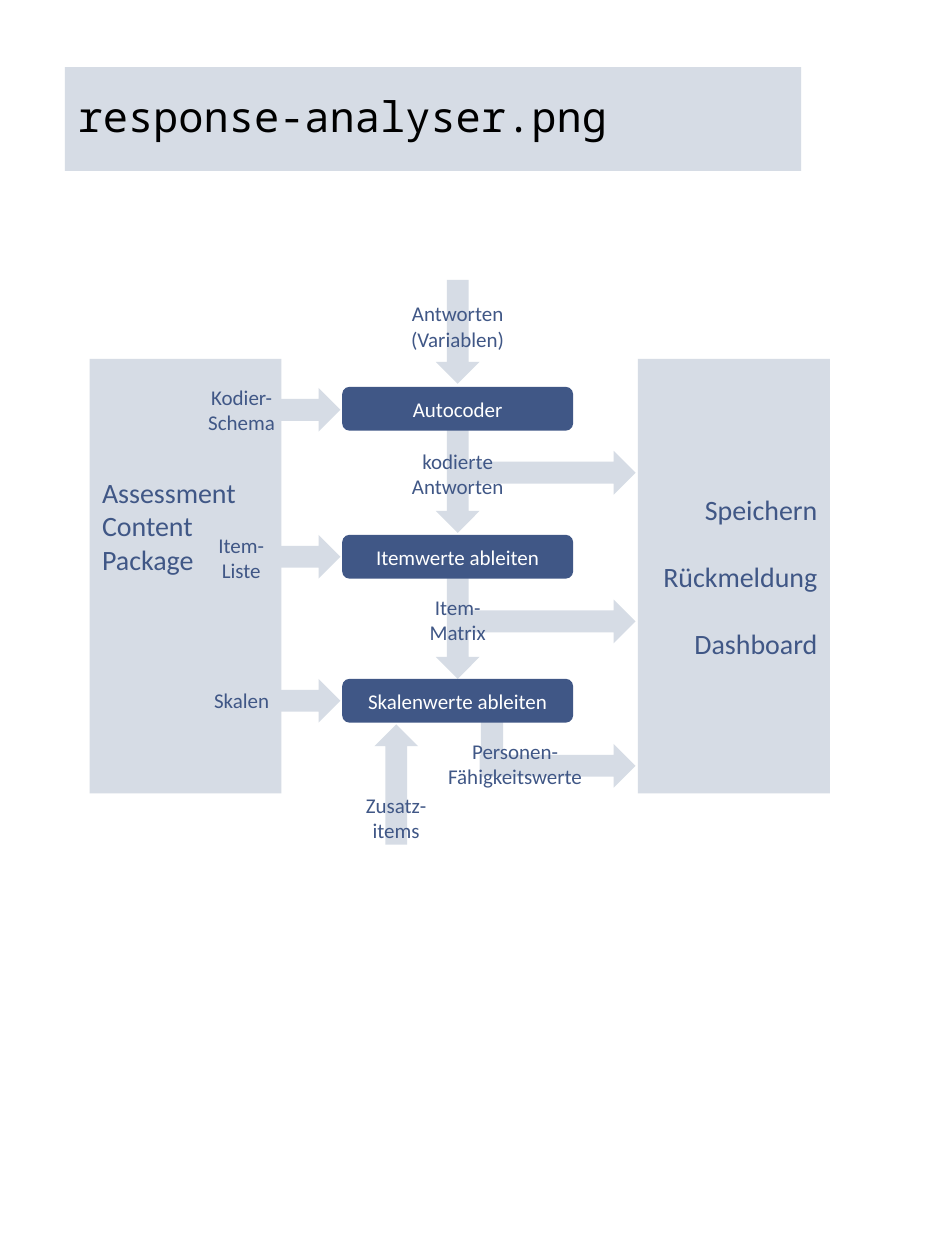
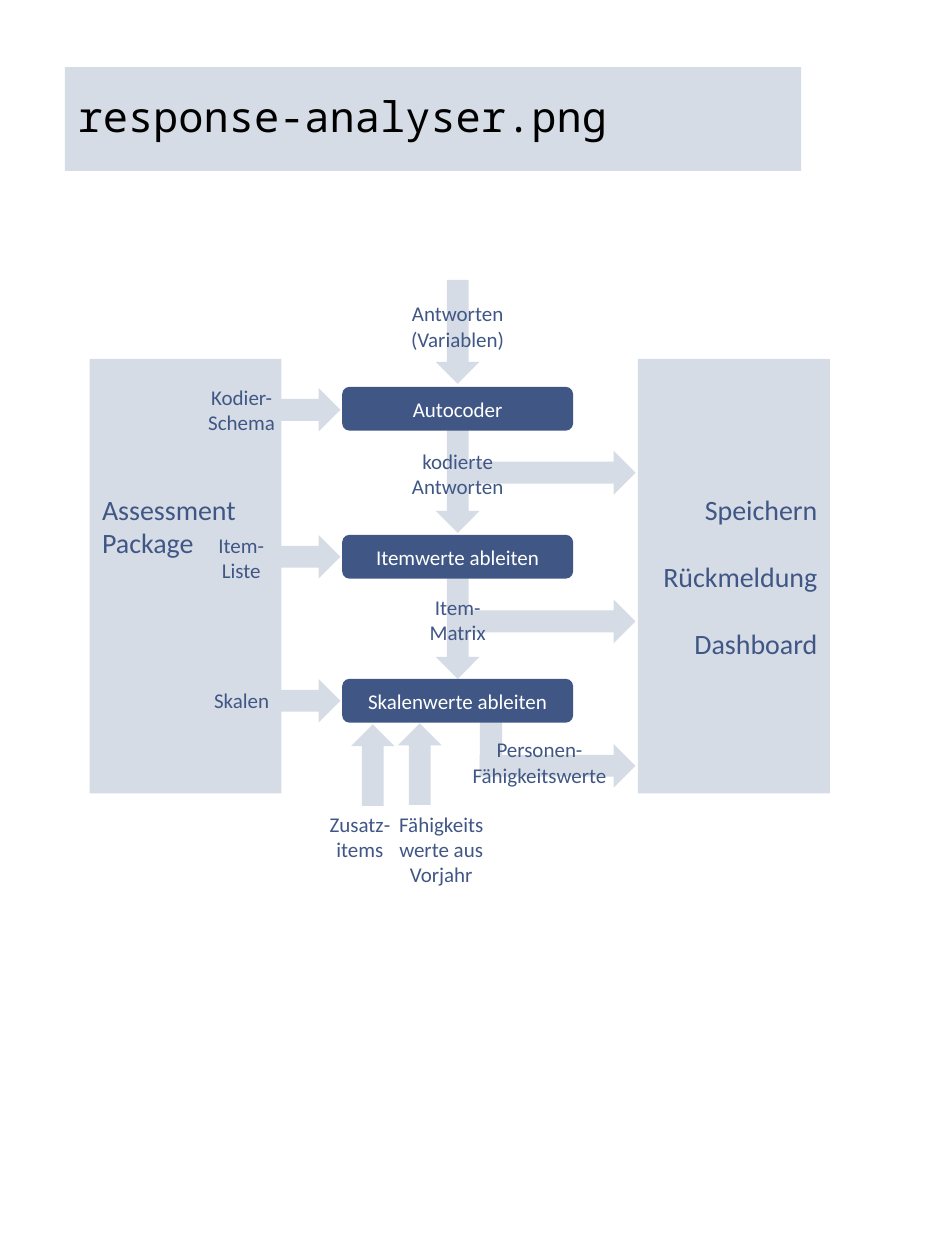
Before and after one commit to iqb-berlin/rising-stars, a slide deck: slide 5 of assets/figures.pptx. Drawn at 945x1260 pixels with LibreOffice and Linux fonts; fonts in the diff are those of the drawing. Boxes give left, top, right and bottom in pixels: in the first picture for what was removed or moved away, otherwise in the second. Text is boxed around its words. In the diff, an @@ line names an element or a change of style, - is before the commit and + after.

Commit message:
Rename to ContentHub and AP

```diff
--- a/assets/figures.pptx
+++ b/assets/figures.pptx
@@ text in rectangle at bbox=[102, 502, 236, 558]: text changed @@
-Assessment Content Package
+Assessment Package
@@ right arrow: place and size @@
-right arrow at bbox=[374, 724, 418, 844]
+right arrow at bbox=[352, 724, 396, 806]
@@ right arrow added at bbox=[398, 723, 442, 805], fill #D6DCE5 @@
@@ text "Personen-Fähigkeitswerte" rewrapped from bbox=[448, 742, 582, 788] to bbox=[497, 740, 583, 757] @@
@@ text added at bbox=[410, 765, 607, 886], 12 pt, text #405786 @@
+Fähigkeitswerte aus Vorjahr
@@ text "Zusatz-items" rewrapped from bbox=[366, 799, 427, 845] to bbox=[330, 818, 391, 857] @@
```
Also in this commit, not shown: 4 other slides changed, 17 other files.
